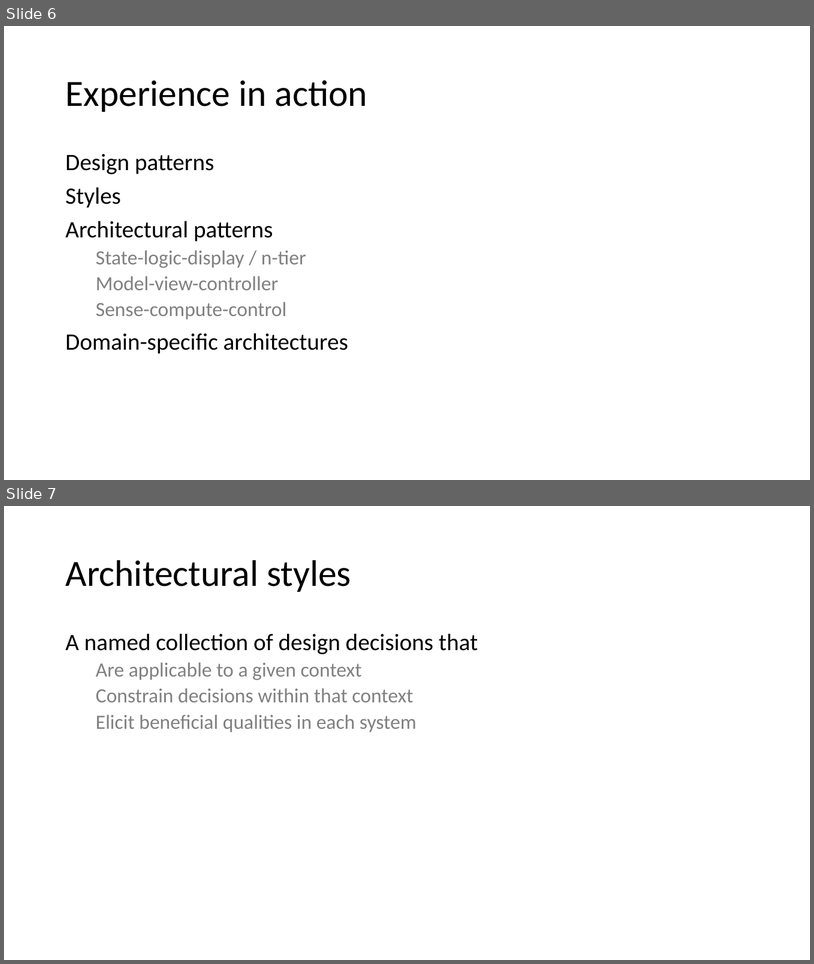
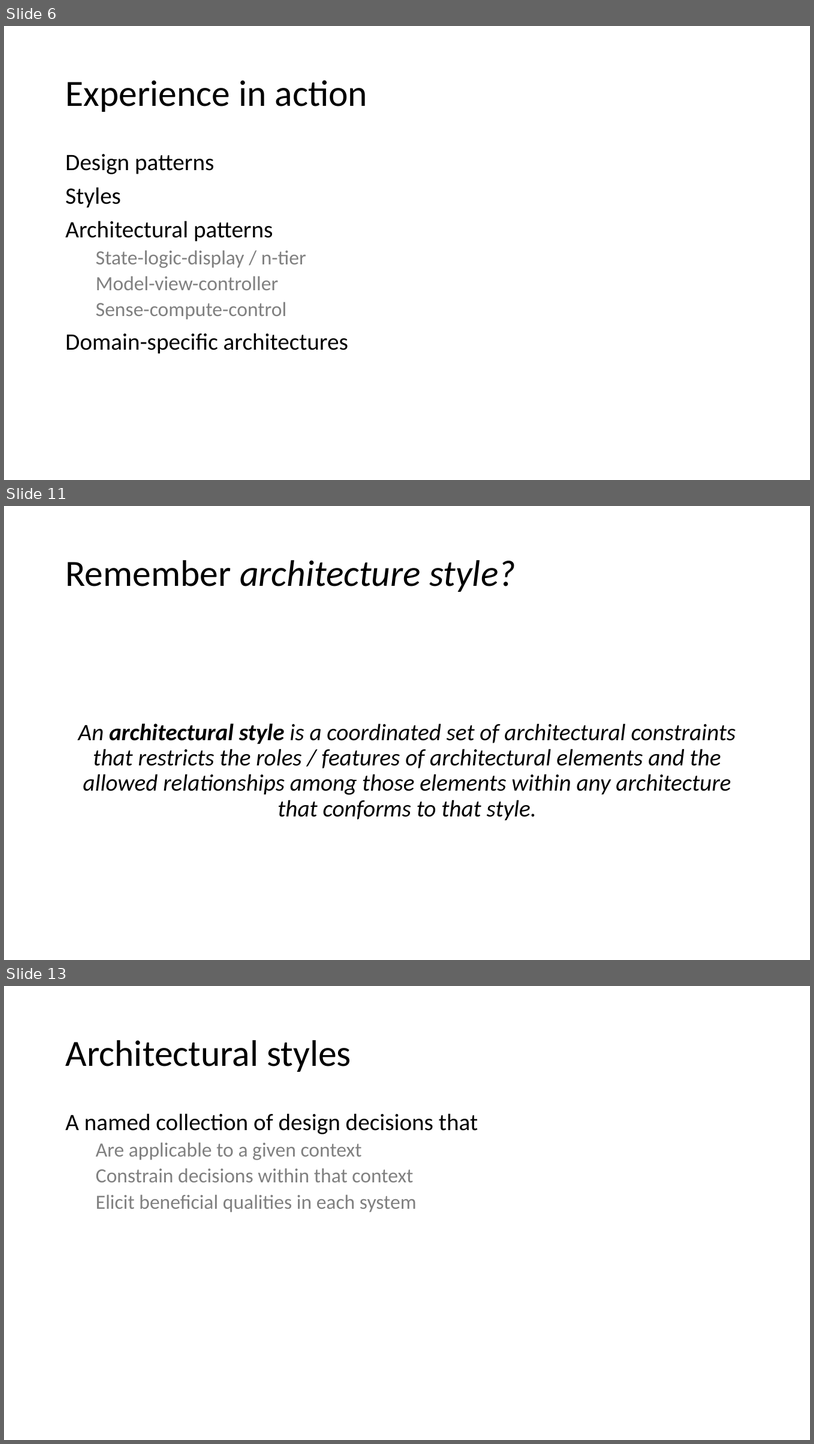
Before and after one commit to IrenaNiu/SU_CPSC_5200_20WQ, a slide deck: lectures/20WQ-01-30 Architecture patterns and styles.pptx. Shown one above the other, each under a label of ours: slides 6 and 7 before the commit, slides 6, 11 and 13 after it; the slides between them are not shown. The pictures are 814x964 and 814x1444 pixels, drawn with LibreOffice and Linux fonts; fonts in the diff are those of the drawing. Boxes give left, top, right and bottom in pixels: in the first picture for what was removed or moved away, otherwise in the second. Text is boxed around its words. In the diff, an @@ line names an element or a change of style, - is before the commit and + after.

```diff
--- a/lectures/20WQ-01-30 Architecture patterns and styles.pptx
+++ b/lectures/20WQ-01-30 Architecture patterns and styles.pptx
@@ slide 11 added at [4, 506, 810, 960], background #FFFFFF @@
@@ title added at [65, 560, 516, 592], 44 pt, text #000000, italic @@
+Remember architecture style?
@@ text added at [78, 723, 737, 820], 28 pt, text #000000, italic @@
+An architectural style is a coordinated set of architectural constraints that restricts the roles / features of architectural elements and the allowed relationships among those elements within any architecture that conforms to that style.
@@ what was slide 7 is now slide 13 @@
```
Also in this commit, not shown: 1 slide changed, 4 other slides added.
